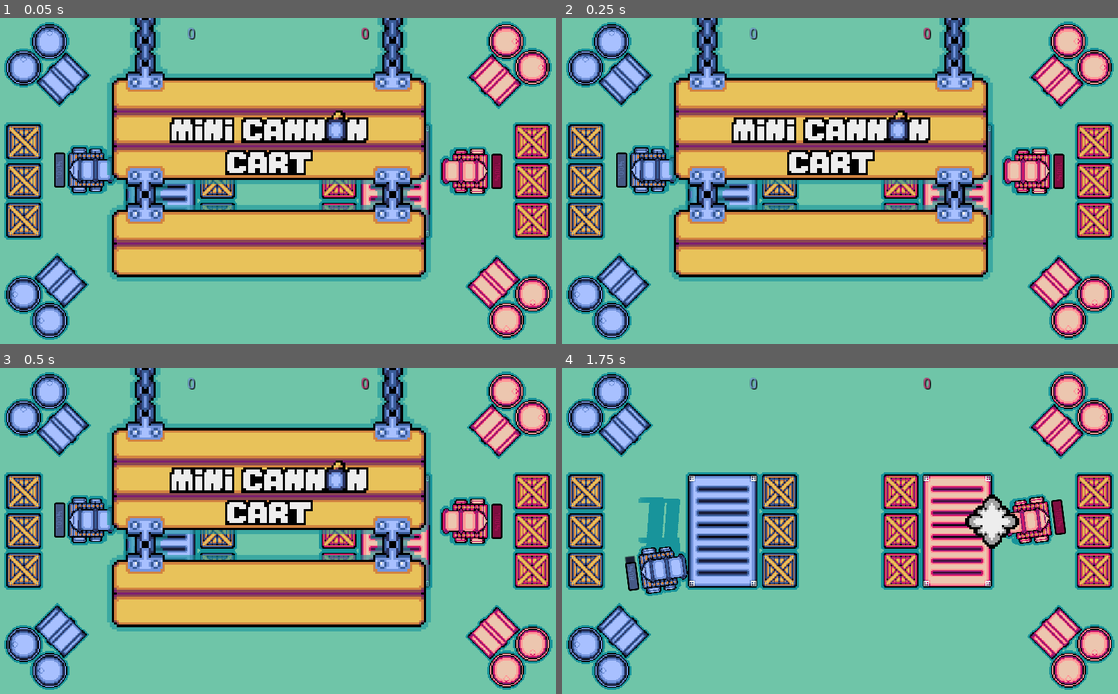
Above: before the commit, frames 1-4 (two rows, left to right).
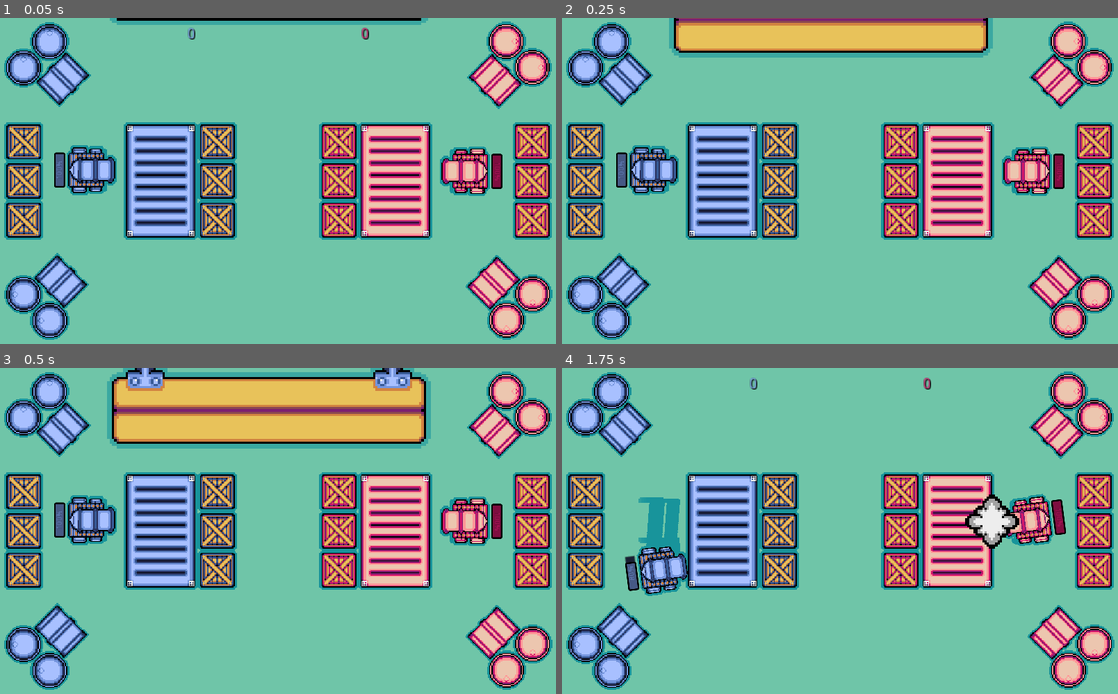
Above: after the commit, the same moments.

Repository: abelarduu/Mini-Cannon-Carts
Game: Godot game, scene res://scenes/Main_scene.tscn
Two runs of this game, one before a commit and one after it. Both use one fixed random seed, a clock stepped at 60 frames per second and the inputs below.
Inputs:
- Up to frame 1 (0.05 s): no input
- Up to frame 2 (0.25 s): no input
- Up to frame 3 (0.5 s): no input
- Up to frame 4 (1.75 s): tap Enter at 0.5 s; hold D (P1_right) 0.53-1.28 s; tap E (P1_attack) at 0.6 s; tap Space (ui_select) at 0.77, 1.52 s; hold S (P1_down) from 1.28 s (still down); tap Keypad 0 (P2_attack) at 1.35 s

The runs differ from the first frame. In frame 1, 36% of the frame differs, in the area x 19-78%, y 0-81%; in frame 2, 41%; in frame 3, 42%; in frame 4, nothing differs.

Commit message:
animação da placa caindo

Diff:
--- a/scenes/Main_scene.tscn
+++ b/scenes/Main_scene.tscn
@@ -132,7 +132,7 @@
 [node name="HUD" type="CanvasLayer" parent="."]
 
 [node name="game_icon" type="Sprite" parent="HUD"]
-position = Vector2( 491.021, 300 )
+position = Vector2( 491.021, -187 )
 scale = Vector2( 4.25532, 4.25532 )
 z_index = 3
 texture = ExtResource( 6 )
--- a/scripts/Main_scene.gd
+++ b/scripts/Main_scene.gd
@@ -11,6 +11,9 @@
 
 	#HUD
 	if play: $HUD/game_icon.visible= false
+	if $HUD/game_icon.global_position <=  Vector2(491.020996, 295):
+		$HUD/game_icon.position+= Vector2(0, 5)
+
 	$HUD/Player1_Scores.text= str(player1.scores)
 	$HUD/Player2_Scores.text= str(player2.scores)
 	if not check_player(player1) or not check_player(player2):
